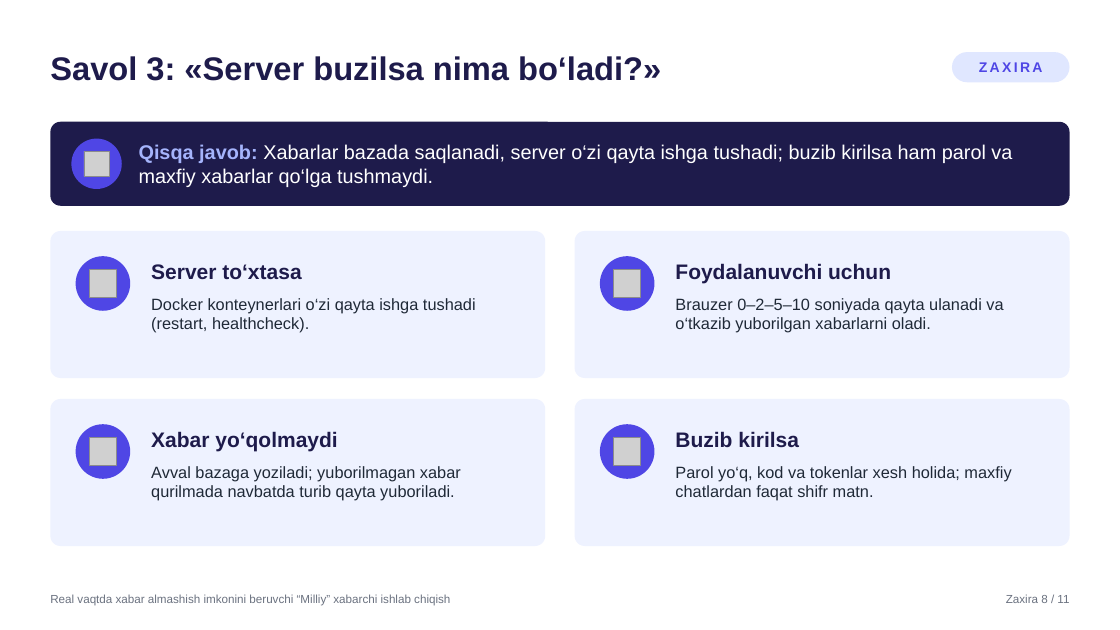
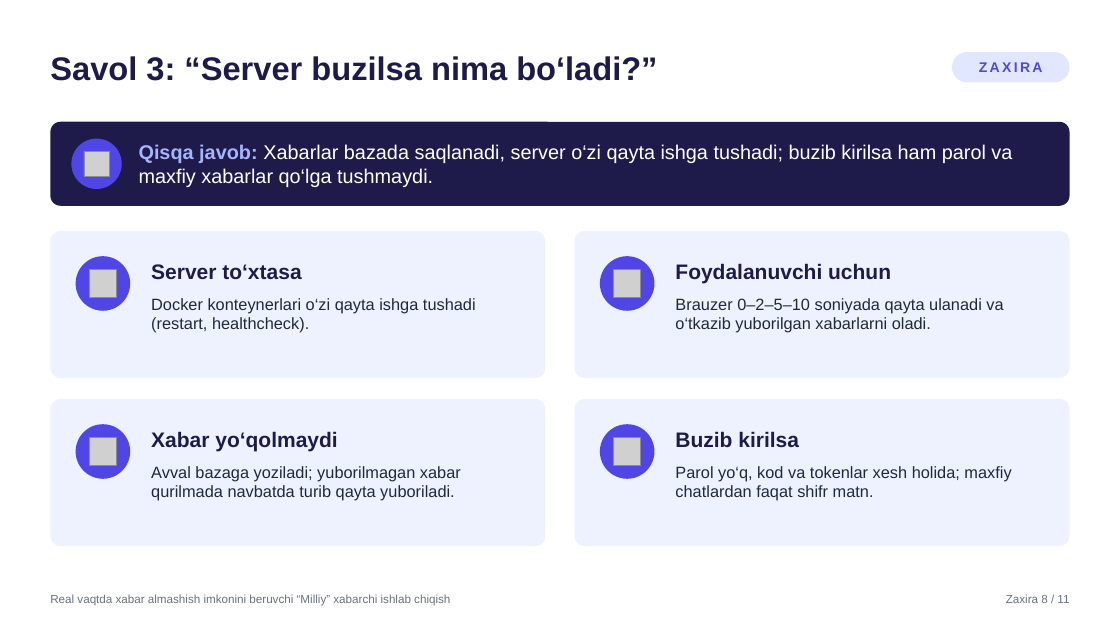
Before and after one commit to SardorSohinazarov/diplom-ish, a slide deck: slide 26 of diplom/Himoya_taqdimoti_Sohinazarov_Sardor.pptx. Drawn at 1120x630 pixels with LibreOffice and Linux fonts; fonts in the diff are those of the drawing; grey boxes stand for pictures. Boxes give left, top, right and bottom in pixels: in the first picture for what was removed or moved away, otherwise in the second. Text is boxed around its words. In the diff, an @@ line names an element or a change of style, - is before the commit and + after.

```diff
--- a/diplom/Himoya_taqdimoti_Sohinazarov_Sardor.pptx
+++ b/diplom/Himoya_taqdimoti_Sohinazarov_Sardor.pptx
@@ text at [50,56,657,81]: text changed @@
-Savol 3: «Server buzilsa nima bo‘ladi?»
+Savol 3: “Server buzilsa nima bo‘ladi?”
```
Also in this commit, not shown: 19 other slides changed, 2 other files.
